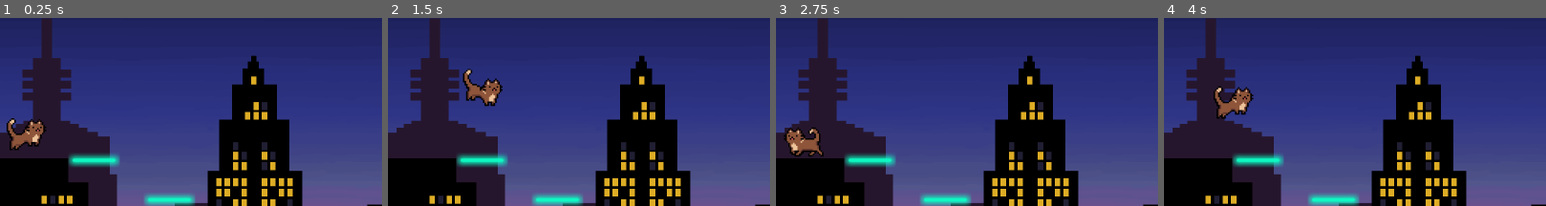
Above: before the commit, frames 1-4 (left to right).
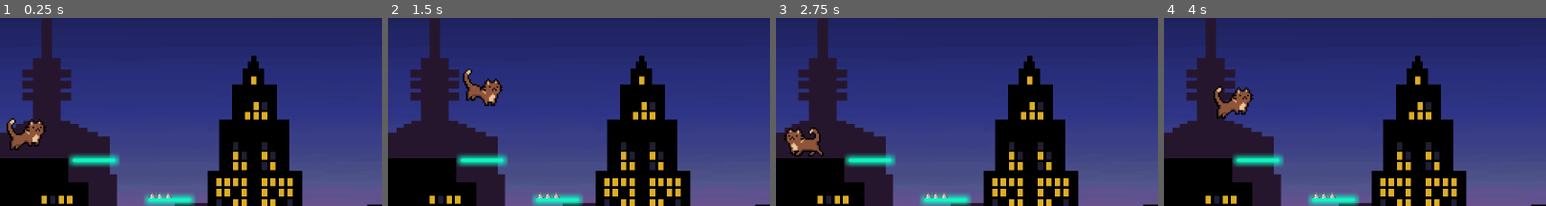
Above: after the commit, the same moments.

Repository: 1Murphy1/Bobby-run
Game: Godot game, scene res://1 try/level1.tscn
Two runs of this game, one before a commit and one after it. Both use one fixed random seed, a clock stepped at 60 frames per second and the inputs below.
Inputs (mouse positions are % of the whole screen's width and height, from its top left):
- Up to frame 1 (0.25 s): no input
- Up to frame 2 (1.5 s): move the mouse to (72, 44) at 0.52 s; hold Right (ui_right) 0.53-1.25 s; click (72, 44) at 0.67 s; tap Up (ui_up) at 0.77 s; drag from (30, 54) to (52, 87) at 1.27 s
- Up to frame 3 (2.75 s): move the mouse to (60, 27) at 2.02 s; hold Left (ui_left) from 2.03 s (still down)
- Up to frame 4 (4 s): release Left (ui_left) at 2.75 s; drag from (45, 70) to (20, 34) at 2.77 s; tap Enter at 3.5 s; move the mouse to (80, 65) at 3.52 s; hold Right (ui_right) from 3.53 s (still down); tap Up (ui_up) at 3.77 s
The pictures show only the part of the screen within x 0-50%, y 2-52%; the shares and areas given below are measured in that part.

The runs differ from the first frame. In frame 1, 0.1% of the frame differs, in the area x 38-45%, y 92-96%; in frame 2, 0.1%; in frame 3, 0.1%; in frame 4, 0.1%.

Commit message:
try to push

Diff:
--- a/project/1 try/level1.tscn
+++ b/project/1 try/level1.tscn
@@ -1,10 +1,11 @@
-[gd_scene load_steps=6 format=2]
+[gd_scene load_steps=7 format=2]
 
 [ext_resource path="res://1 try/Player.tscn" type="PackedScene" id=1]
 [ext_resource path="res://1 try/platforma.tscn" type="PackedScene" id=2]
 [ext_resource path="res://1 try/black platform.tscn" type="PackedScene" id=3]
 [ext_resource path="res://sprites/level1.png" type="Texture" id=4]
 [ext_resource path="res://1 try/end.tscn" type="PackedScene" id=5]
+[ext_resource path="res://Ship.tscn" type="PackedScene" id=6]
 
 [node name="level1" type="Node2D"]
 __meta__ = {
@@ -44,3 +45,6 @@
 
 [node name="end" parent="." instance=ExtResource( 5 )]
 position = Vector2( 829, 698 )
+
+[node name="Ship" parent="." instance=ExtResource( 6 )]
+position = Vector2( 337, 393 )
--- /dev/null
+++ b/project/Ship.gd
@@ -0,0 +1,11 @@
+extends Area2D
+
+
+
+
+func _on_Ship_body_entered(body):
+
+	if body.name == "Player":
+		body.ApplyDMG(1000)
+
+	pass # Replace with function body.
--- /dev/null
+++ b/project/Ship.tscn
@@ -0,0 +1,17 @@
+[gd_scene load_steps=3 format=2]
+
+[ext_resource path="res://sprites/Ships.png" type="Texture" id=1]
+[ext_resource path="res://Ship.gd" type="Script" id=2]
+
+[node name="Ship" type="Area2D"]
+script = ExtResource( 2 )
+
+[node name="Sprite" type="Sprite" parent="."]
+scale = Vector2( 0.2, 0.2 )
+texture = ExtResource( 1 )
+
+[node name="CollisionPolygon2D" type="CollisionPolygon2D" parent="."]
+scale = Vector2( 0.2, 0.2 )
+polygon = PoolVector2Array( -130, 65, -95, -15, 80, -15, 115, 65 )
+
+[connection signal="body_entered" from="." to="." method="_on_Ship_body_entered"]
Binary file added: project/sprites/Ships.png
Not shown, added: project/sprites/Ships.png.import
